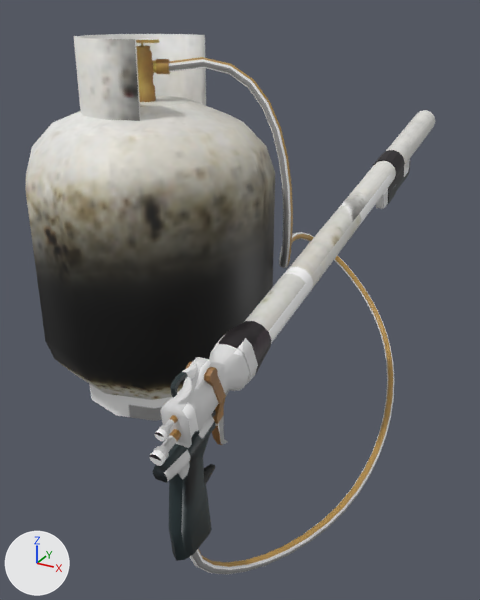
The FBX model Zombie Blaster/Assets/Art/Weapons/flamethrower/flamethrower.fbx, before and after one commit.
Camera for both pictures: a 50 mm camera at (0.256, -0.346, 0.129) aimed at (0.044, 0.039, -0.064). Lighting does not change. The marker at lower left points along +X, +Y and +Z. Where no turn or scale is listed for an object, it has been applied to the vertices.
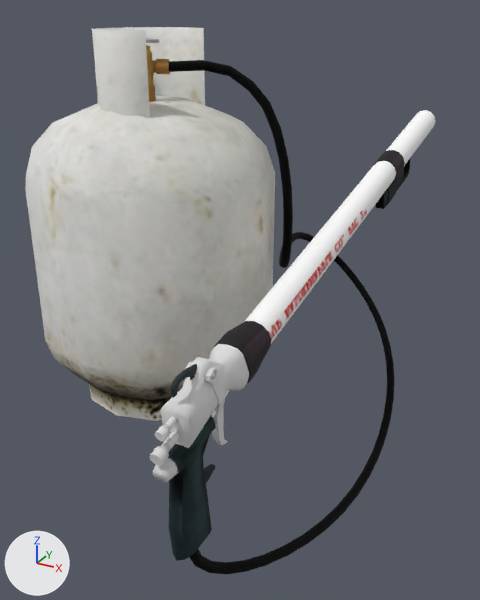
Changed parts and their boxes (x1, y1, x2, y2) in the pictures (480 x 600 px; the box of a moved part takes in the faces that stretch with it):
'polySurface15', reshaped: before (25, 34, 436, 574); after (25, 27, 436, 574)
part 1 of me_polysurface15, rebuilt: before (73, 34, 206, 121); after (92, 27, 205, 118)
part 2 of me_polysurface15, moved or reshaped: before (137, 39, 270, 107); after (169, 60, 270, 107)
part 3 of me_polysurface15, surface changed: (25, 38, 436, 574) in both
part 4 of me_polysurface15, recoloured: (148, 64, 261, 448) in both

What changed in the scene script:
```text
Add img_spec_jpg:
    img_spec_jpg = load_image('spec.jpg', '_unpacked/spec.jpg', 512, 512, 'sRGB')
Add mat_blinn1:
    mat_blinn1 = bpy.data.materials.new('blinn1')
    # uses the picture img_spec_jpg
    # uses the picture img_uvs_jpg
Change me_polysurface15:
    used by ob_polysurface15; location = (0.0, 0.0, 0.0)
    remove me_polysurface15.from_pydata(...)  # 1632 vertices, 1549 faces; spans x -0.08..0.153, y -0.159..0.263, z -0.175..0.113
    add me_polysurface15.from_pydata(...)  # 1640 vertices, 1552 faces; spans x -0.08..0.153, y -0.159..0.263, z -0.175..0.118
    me_polysurface15 part 1: the loose piece of 36 vertices spanning x -0.042..0.021, y -0.042..0.042, z 0.054..0.113 is rebuilt with 36 vertices and now spans x -0.029..0.023, y -0.035..0.035, z 0.07..0.118, in mat_blinn1
    me_polysurface15 part 2
    12 vertices are removed from x 0.029..0.046, y 0.015..0.028, z 0.092..0.101
    32 faces are deleted
    13 vertices in x 0.029..0.058, y 0.018..0.032, z 0.084..0.101 move by (0.0, 0.0, -0.001)
    7 vertices in x 0.031..0.059, y 0.017..0.032, z 0.087..0.098 move by (0.0, 0.0, -0.002)
    12 vertices are added at x 0.029..0.046, y 0.015..0.028, z 0.091..0.099
    32 new faces join them
    me_polysurface15 part 3: 1427 kept faces spanning x -0.08..0.153, y -0.159..0.263, z -0.175..0.112 get new texture (UV) coordinates
    me_polysurface15 part 4: 1493 faces spanning x -0.08..0.153, y -0.159..0.263, z -0.175..0.112 switch from mat_lambert2 (picture img_uvs_jpg) to mat_blinn1
```
